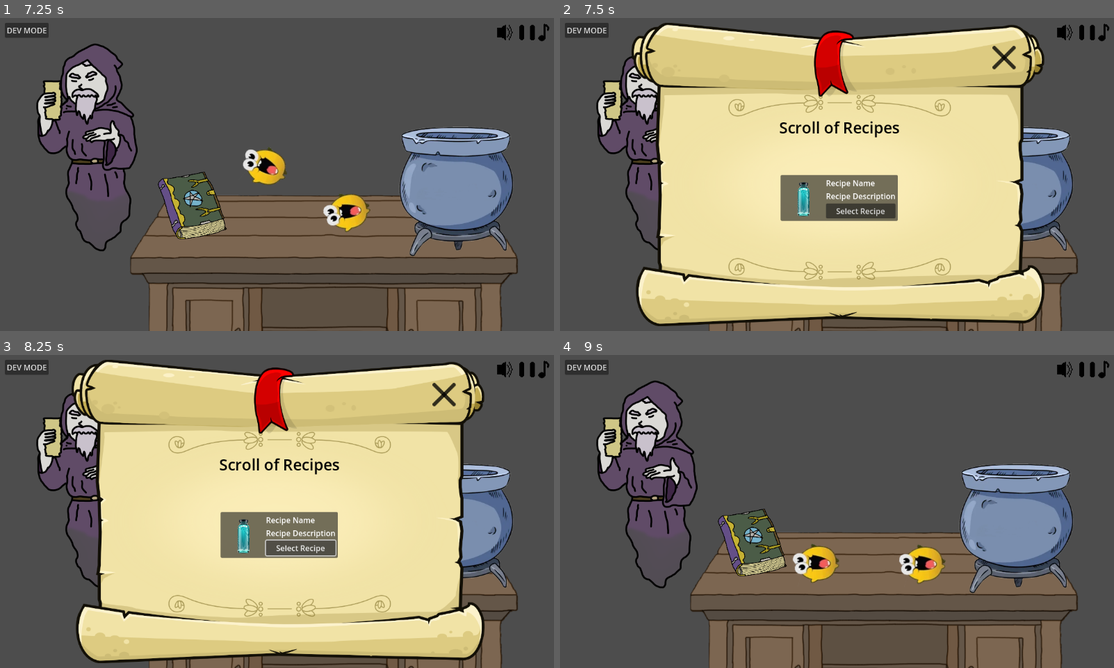
Above: before the commit, frames 1-4 (two rows, left to right).
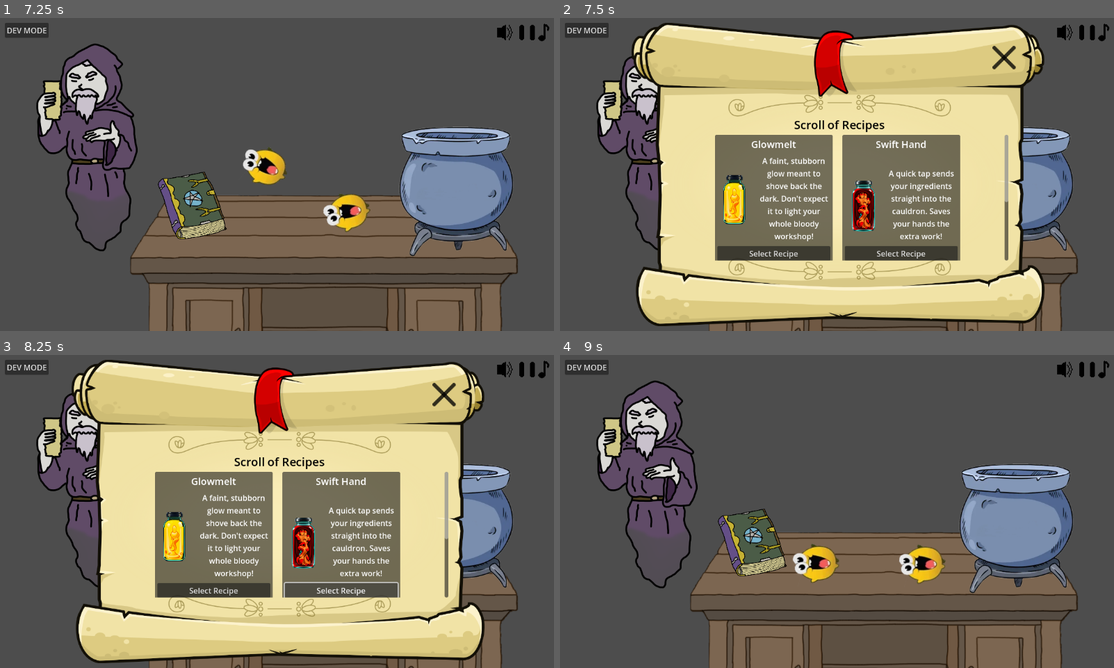
Above: after the commit, the same moments.

Repository: SanchotEm/intern_of_alchemist
Game: Godot game, scene res://Base/main.tscn
The game is run twice, just before and just after one commit, with the same random seed, the same clock (stepped at 60 frames per second) and the same inputs.
Inputs (mouse positions are in pixels of both pictures, inside the frame that each line leads up to):
- Up to frame 1 (7.25 s): click "DEV MODE" at 0.5 s; click (310, 155) at 1.25 s; click "DEV MODE" at 2 s; click "Spawn Item" at 2.75 s; click (310, 155) at 3.5 s; click "DEV MODE" at 4.25 s; click "Spawn Item" at 5 s; click (310, 155) at 5.75 s; tap Enter at 6.5 s; drag from (277, 224) to (454, 190) at 6.52 s
- Up to frame 2 (7.5 s): drag from (753, 205) to (1014, 190) at 7.27 s
- Up to frame 3 (8.25 s): click "Select Recipe" at 8 s
- Up to frame 4 (9 s): click (1003, 395) at 8.75 s

Frame 1 is identical in both runs. In frame 2, 17% of the frame differs, in the area x 27-81%, y 32-78%; in frame 3, 17%; in frame 4, nothing differs.

Commit message:
Grim UI updates, recipe processing
Streamlined and updated the grimoire, as well as recipe stuff.

Diff:
--- a/Base/main.tscn
+++ b/Base/main.tscn
@@ -20,6 +20,7 @@
 [ext_resource type="Texture2D" uid="uid://b84yt3uailgu2" path="res://Resources/Icons/XButtonSprite-0001.png" id="12_wxmdi"]
 [ext_resource type="PackedScene" uid="uid://be26rmrpdq3hi" path="res://UI/Recipes/RecipesInGrimoire.tscn" id="13_7nedf"]
 [ext_resource type="Texture2D" uid="uid://c1hsar2u0e2rg" path="res://Resources/Icons/PauseButtonSprite-0002.png" id="13_gj25o"]
+[ext_resource type="Script" uid="uid://bvlij08oj17xg" path="res://UI/RecipesGridContainer.gd" id="13_l6o11"]
 [ext_resource type="Script" uid="uid://cehqcenuffuh8" path="res://UI/DevModeControl.gd" id="14_4dgd5"]
 [ext_resource type="Script" uid="uid://c41kgvuuck1eu" path="res://UI/MusicControl.gd" id="14_48dpn"]
 [ext_resource type="Texture2D" uid="uid://bcwmfvlut2sau" path="res://Resources/Icons/MusicIconSprite-0004.png" id="14_oqvj5"]
@@ -200,25 +201,30 @@
 [node name="Label" type="Label" parent="UI/ScrollUIControl/ScrollMarginContainer/ScrollBackgroundTexture/MarginContainer/VBoxContainer"]
 layout_mode = 2
 theme_override_colors/font_color = Color(0, 0, 0, 1)
-theme_override_font_sizes/font_size = 32
+theme_override_font_sizes/font_size = 24
 text = "Scroll of Recipes"
 horizontal_alignment = 1
 
 [node name="ScrollContainer" type="ScrollContainer" parent="UI/ScrollUIControl/ScrollMarginContainer/ScrollBackgroundTexture/MarginContainer/VBoxContainer"]
-custom_minimum_size = Vector2(700, 240)
+custom_minimum_size = Vector2(700, 260)
 layout_mode = 2
 size_flags_horizontal = 4
 size_flags_vertical = 4
-
-[node name="GridContainer" type="GridContainer" parent="UI/ScrollUIControl/ScrollMarginContainer/ScrollBackgroundTexture/MarginContainer/VBoxContainer/ScrollContainer"]
+horizontal_scroll_mode = 0
+
+[node name="RecipesGridContainer" type="GridContainer" parent="UI/ScrollUIControl/ScrollMarginContainer/ScrollBackgroundTexture/MarginContainer/VBoxContainer/ScrollContainer"]
 layout_mode = 2
 size_flags_horizontal = 6
 size_flags_vertical = 6
 theme_override_constants/h_separation = 20
 theme_override_constants/v_separation = 20
 columns = 2
-
-[node name="RecipePanelContainer" parent="UI/ScrollUIControl/ScrollMarginContainer/ScrollBackgroundTexture/MarginContainer/VBoxContainer/ScrollContainer/GridContainer" instance=ExtResource("13_7nedf")]
+script = ExtResource("13_l6o11")
+
+[node name="RecipePanelContainer" parent="UI/ScrollUIControl/ScrollMarginContainer/ScrollBackgroundTexture/MarginContainer/VBoxContainer/ScrollContainer/RecipesGridContainer" instance=ExtResource("13_7nedf")]
+layout_mode = 2
+
+[node name="RecipePanelContainer2" parent="UI/ScrollUIControl/ScrollMarginContainer/ScrollBackgroundTexture/MarginContainer/VBoxContainer/ScrollContainer/RecipesGridContainer" instance=ExtResource("13_7nedf")]
 layout_mode = 2
 
 [node name="ScrollXButton" type="TextureButton" parent="UI/ScrollUIControl"]
--- a/Resources/recipies.json
+++ b/Resources/recipies.json
@@ -2,6 +2,7 @@
 	"glowmelt": {
 		"name": "Glowmelt",
 		"description": "A faint, stubborn glow meant to shove back the dark. Don't expect it to light your whole bloody workshop!",
+		"icon_path": "res://Resources/Placeholders/Potions-Ingredients/RenamedPotions/Glowmelt.png",
 		"ui_effects": {
 			"positive": "Room brightens slightly & saturation increase.",
 			"negative": "Room darkens & interactables become difficult to see."
@@ -12,6 +13,7 @@
 	"swift_hand": {
 		"name": "Swift Hand",
 		"description": "A quick tap sends your ingredients straight into the cauldron. Saves your hands the extra work!",
+		"icon_path": "res://Resources/Placeholders/Potions-Ingredients/RenamedPotions/Swift_Hand.png",
 		"ui_effects": {
 			"positive": "Selecting ingredients automatically adds them to the current recipe.",
 			"negative": "Reverse Mouse Controls."
@@ -22,6 +24,7 @@
 	"invisibility": {
 		"name": "Invisibility",
 		"description": "Makes you fade just enough to slip by unnoticed.",
+		"icon_path": "res://Resources/Placeholders/Potions-Ingredients/RenamedPotions/Invisibility.png",
 		"ui_effects": {
 			"positive": "Mentor/Narrator believes you to be gone, decreases remarks or criticisms from narrator.",
 			"negative": "The room becomes over-bright and saturated making it slightly uncomfortable."
@@ -32,6 +35,7 @@
 	"tattle_tonic": {
 		"name": "Tattle Tonic",
 		"description": "Catch whispers lurking in the air, if you've got the senses to listen to them!",
+		"icon_path": "res://Resources/Placeholders/Potions-Ingredients/RenamedPotions/Tatle_Tonic.png",
 		"ui_effects": {
 			"positive": "Can hear narrator's inner thoughts, player will know when narrator is lying.",
 			"negative": "All game audio becomes muffled."
--- a/UI/Recipes/RecipesInGrimoire.gd
+++ b/UI/Recipes/RecipesInGrimoire.gd
@@ -6,3 +6,24 @@
 @onready var recipe_description_label: Label = %RecipeDescriptionLabel
 @onready var select_recipe_button: Button = %SelectRecipeButton
 @onready var recipe_texture_rect: TextureRect = %RecipeTextureRect
+
+var current_recipe_id: String
+
+func setup(recipe_data: Dictionary, id: String):
+	current_recipe_id = id
+	recipe_name_label.text = recipe_data.get("name", "Unknown Recipe")
+	recipe_description_label.text = recipe_data.get("description", "No description available.")
+	var icon_path = recipe_data.get("icon_path", "")
+	recipe_texture_rect.expand_mode = TextureRect.EXPAND_FIT_WIDTH_PROPORTIONAL
+	recipe_texture_rect.stretch_mode = TextureRect.STRETCH_KEEP_ASPECT_CENTERED
+	if not icon_path.is_empty() and FileAccess.file_exists(icon_path):
+		recipe_texture_rect.texture = load(icon_path)
+	else:
+		push_warning("Icon texture not found: %s" % icon_path)
+	select_recipe_button.pressed.connect(_on_select_button_pressed)
+
+func _on_select_button_pressed():
+	## TODO
+	# Add some kind of recipe selection logic.
+	SignalBus.emit_signal("grimoire_recipe_selected", current_recipe_id)
+	print("Player selected recipe: ", current_recipe_id)
--- a/UI/Recipes/RecipesInGrimoire.tscn
+++ b/UI/Recipes/RecipesInGrimoire.tscn
@@ -4,6 +4,7 @@
 [ext_resource type="Texture2D" uid="uid://cyueoxuksu1lj" path="res://Resources/Placeholders/Potions-Ingredients/Fantasy potions 30+/Potions/Mana Rank 1.png" id="1_nmnhj"]
 
 [node name="RecipePanelContainer" type="PanelContainer"]
+custom_minimum_size = Vector2(240, 125)
 script = ExtResource("1_fsqbl")
 
 [node name="MarginContainer" type="MarginContainer" parent="."]
@@ -13,29 +14,65 @@
 theme_override_constants/margin_right = 5
 theme_override_constants/margin_bottom = 5
 
-[node name="HBoxContainer" type="HBoxContainer" parent="MarginContainer"]
+[node name="VBoxContainer" type="VBoxContainer" parent="MarginContainer"]
+layout_mode = 2
+alignment = 1
+
+[node name="RecipeNameLabel" type="Label" parent="MarginContainer/VBoxContainer"]
+unique_name_in_owner = true
+layout_mode = 2
+size_flags_horizontal = 4
+size_flags_vertical = 2
+theme_override_font_sizes/font_size = 20
+text = "Recipe Name"
+
+[node name="MarginContainer" type="MarginContainer" parent="MarginContainer/VBoxContainer"]
+layout_mode = 2
+theme_override_constants/margin_top = 5
+theme_override_constants/margin_bottom = 5
+
+[node name="HBoxContainer" type="HBoxContainer" parent="MarginContainer/VBoxContainer/MarginContainer"]
+layout_mode = 2
+size_flags_vertical = 6
+alignment = 1
+
+[node name="Control" type="Control" parent="MarginContainer/VBoxContainer/MarginContainer/HBoxContainer"]
+custom_minimum_size = Vector2(80, 100)
+layout_mode = 2
+size_flags_horizontal = 3
+size_flags_vertical = 4
+
+[node name="RecipeTextureRect" type="TextureRect" parent="MarginContainer/VBoxContainer/MarginContainer/HBoxContainer/Control"]
+unique_name_in_owner = true
+layout_mode = 1
+anchors_preset = 8
+anchor_left = 0.5
+anchor_top = 0.5
+anchor_right = 0.5
+anchor_bottom = 0.5
+offset_left = -57.5
+offset_top = -57.5
+offset_right = 57.5
+offset_bottom = 57.5
+grow_horizontal = 2
+grow_vertical = 2
+texture = ExtResource("1_nmnhj")
+expand_mode = 4
+
+[node name="VBoxContainer" type="VBoxContainer" parent="MarginContainer/VBoxContainer/MarginContainer/HBoxContainer"]
 layout_mode = 2
 
-[node name="RecipeTextureRect" type="TextureRect" parent="MarginContainer/HBoxContainer"]
+[node name="RecipeDescriptionLabel" type="Label" parent="MarginContainer/VBoxContainer/MarginContainer/HBoxContainer/VBoxContainer"]
+unique_name_in_owner = true
+custom_minimum_size = Vector2(150, 0)
+layout_mode = 2
+text = "Recipe Description"
+horizontal_alignment = 1
+vertical_alignment = 1
+autowrap_mode = 3
+
+[node name="SelectRecipeButton" type="Button" parent="MarginContainer/VBoxContainer"]
 unique_name_in_owner = true
 layout_mode = 2
-texture = ExtResource("1_nmnhj")
-expand_mode = 2
-
-[node name="VBoxContainer" type="VBoxContainer" parent="MarginContainer/HBoxContainer"]
-layout_mode = 2
-
-[node name="RecipeNameLabel" type="Label" parent="MarginContainer/HBoxContainer/VBoxContainer"]
-unique_name_in_owner = true
-layout_mode = 2
-text = "Recipe Name"
-
-[node name="RecipeDescriptionLabel" type="Label" parent="MarginContainer/HBoxContainer/VBoxContainer"]
-unique_name_in_owner = true
-layout_mode = 2
-text = "Recipe Description"
-
-[node name="SelectRecipeButton" type="Button" parent="MarginContainer/HBoxContainer/VBoxContainer"]
-unique_name_in_owner = true
-layout_mode = 2
+size_flags_vertical = 8
 text = "Select Recipe"
--- /dev/null
+++ b/UI/RecipesGridContainer.gd
@@ -0,0 +1,22 @@
+## Recipes Grid Container, will spawn the recipes into the container
+extends GridContainer
+
+const RECIPE_ENTRY_SCENE = preload("res://UI/Recipes/RecipesInGrimoire.tscn")
+
+func _ready():
+	await get_tree().process_frame
+	_populate_grid()
+
+func _populate_grid():
+	if not Interface or Interface.recipes.is_empty():
+		push_warning("Problem loading recipes into Grimoire.")
+		return
+	# Clear placeholders/existing data
+	for child in get_children():
+		child.queue_free()
+	# Loop each recipe into the grid
+	for recipe_id in Interface.recipes:
+		var recipe_data = Interface.recipes[recipe_id]
+		var entry_instance = RECIPE_ENTRY_SCENE.instantiate()
+		add_child(entry_instance)
+		entry_instance.setup(recipe_data, recipe_id)
Not shown: 1 places in Base/main.tscn that only renumber resources
Binary file added: Resources/Placeholders/Potions-Ingredients/RenamedPotions/Glowmelt.png
Not shown, added: Resources/Placeholders/Potions-Ingredients/RenamedPotions/Glowmelt.png.import
Binary file added: Resources/Placeholders/Potions-Ingredients/RenamedPotions/Invisibility.png
Not shown, added: Resources/Placeholders/Potions-Ingredients/RenamedPotions/Invisibility.png.import
Binary file added: Resources/Placeholders/Potions-Ingredients/RenamedPotions/Swift_Hand.png
Not shown, added: Resources/Placeholders/Potions-Ingredients/RenamedPotions/Swift_Hand.png.import
Binary file added: Resources/Placeholders/Potions-Ingredients/RenamedPotions/Tattle_Tonic.png
Not shown, added: Resources/Placeholders/Potions-Ingredients/RenamedPotions/Tattle_Tonic.png.import
Not shown, added: UI/RecipesGridContainer.gd.uid
